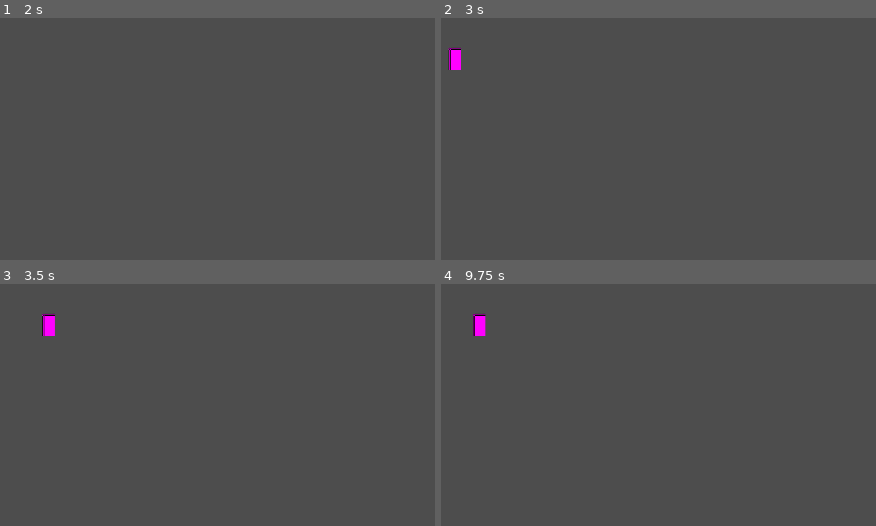
Above: before the commit, frames 1-4 (two rows, left to right).
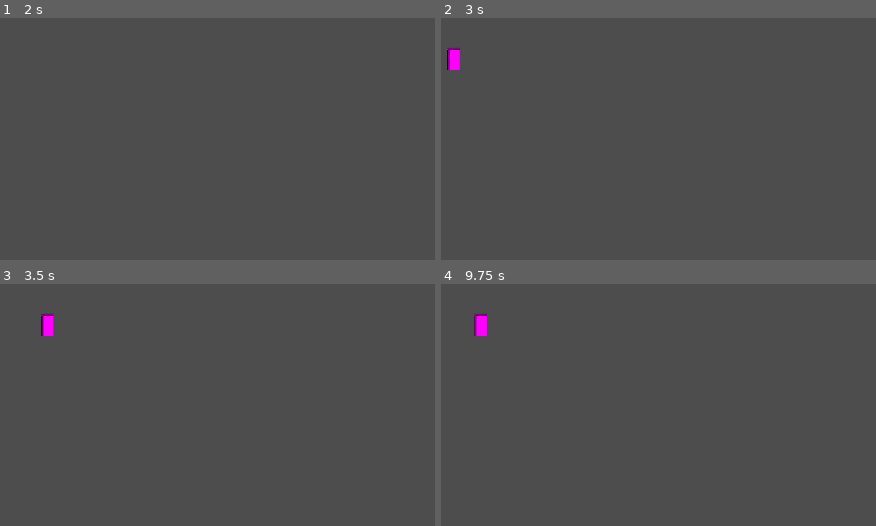
Above: after the commit, the same moments.

Repository: mpowell773/Godot_Multiplayer_Tut
Game: Godot game, scene res://ui/main_menu/main_menu.tscn
The game is run twice, just before and just after one commit, with the same random seed, the same clock (stepped at 60 frames per second) and the same inputs.
Inputs:
- Up to frame 1 (2 s): tap Enter at 0.5 s; hold D (move_right) 0.53-1.25 s; click "Host" at 1.25 s
- Up to frame 2 (3 s): tap Space at 2 s; hold S (move_down) 2.03-2.78 s; tap Enter at 2.75 s; hold D (move_right) from 2.78 s (still down)
- Up to frame 3 (3.5 s): keep holding D (move_right)
- Up to frame 4 (9.75 s): release D (move_right) at 3.53 s; hold W (move_up) 3.53-4.28 s; hold A (move_left) 4.28-5.78 s; tap Space at 5, 6.5 s; tap Enter at 5.75 s; hold S (move_down) 5.78-6.53 s; hold D (move_right) 6.53-7.28 s; hold W (move_up) 7.28-8.03 s; hold D (move_right) 8.03-8.78 s; hold S (move_down) 8.78-9.53 s; hold A (move_left) from 9.53 s (still down)

Frame 1 is identical in both runs. In frame 2, 0.1% of the frame differs, in the area x 1-5%, y 12-22%; in frame 3, 0.1%; in frame 4, 0.1%, in the area x 7-11%, y 12-22%.

Commit message:
add input authority for clients and synchronize movement to server

Diff:
--- /dev/null
+++ b/component/player_input_synchronizer_component.gd
@@ -0,0 +1,12 @@
+class_name PlayerInputSynchronizerComponent
+extends MultiplayerSynchronizer
+
+var movement_vector := Vector2.ZERO
+
+func _process(_delta: float) -> void:
+	if is_multiplayer_authority():
+		gather_input()
+
+
+func gather_input() -> void:
+	movement_vector = Input.get_vector("move_left", "move_right", "move_up", "move_down")
--- /dev/null
+++ b/component/player_input_synchronizer_component.tscn
@@ -0,0 +1,13 @@
+[gd_scene format=3 uid="uid://d2rdr8p54cc5d"]
+
+[ext_resource type="Script" uid="uid://b7c4g5icgpto1" path="res://component/player_input_synchronizer_component.gd" id="1_i0cih"]
+
+[sub_resource type="SceneReplicationConfig" id="SceneReplicationConfig_ieqh2"]
+properties/0/path = NodePath(".:movement_vector")
+properties/0/spawn = true
+properties/0/replication_mode = 2
+
+[node name="PlayerInputSynchronizerComponent" type="MultiplayerSynchronizer" unique_id=1337075970]
+root_path = NodePath(".")
+replication_config = SubResource("SceneReplicationConfig_ieqh2")
+script = ExtResource("1_i0cih")
--- a/entities/player/player.gd
+++ b/entities/player/player.gd
@@ -1,7 +1,15 @@
+class_name Player
 extends CharacterBody2D
+
+@onready var player_input_synchronizer_component: PlayerInputSynchronizerComponent = $PlayerInputSynchronizerComponent
+
+var input_multiplayer_authority: int
+
+func _ready() -> void:
+	player_input_synchronizer_component.set_multiplayer_authority(input_multiplayer_authority)
+	set_process(is_multiplayer_authority())
 
 
 func _process(_delta: float) -> void:
-	var movement_vector := Input.get_vector("move_left", "move_right", "move_up", "move_down")
-	velocity = movement_vector * 100
+	velocity = player_input_synchronizer_component.movement_vector * 100
 	move_and_slide()
--- a/entities/player/player.tscn
+++ b/entities/player/player.tscn
@@ -1,6 +1,7 @@
 [gd_scene format=3 uid="uid://egtpvj3ddlhx"]
 
 [ext_resource type="Script" uid="uid://dt1bkp7wf4n6" path="res://entities/player/player.gd" id="1_symyc"]
+[ext_resource type="PackedScene" uid="uid://d2rdr8p54cc5d" path="res://component/player_input_synchronizer_component.tscn" id="2_abrql"]
 
 [sub_resource type="PlaceholderTexture2D" id="PlaceholderTexture2D_g4v7s"]
 size = Vector2(18, 32)
@@ -11,6 +12,8 @@
 collision_layer = 0
 script = ExtResource("1_symyc")
 
+[node name="PlayerInputSynchronizerComponent" parent="." unique_id=1337075970 instance=ExtResource("2_abrql")]
+
 [node name="Sprite2D" type="Sprite2D" parent="." unique_id=1893487873]
 position = Vector2(0, -16)
 texture = SubResource("PlaceholderTexture2D_g4v7s")
--- a/main.gd
+++ b/main.gd
@@ -9,8 +9,9 @@
 
 func _ready() -> void:
 	multiplayer_spawner.spawn_function = func(data):
-		var player := player_scene.instantiate()
+		var player := player_scene.instantiate() as Player
 		player.name = str(data.peer_id)
+		player.input_multiplayer_authority = data.peer_id
 		return player
 
 	peer_ready.rpc_id(SERVER_ID)
@@ -18,5 +19,7 @@
 
 @rpc("any_peer", "call_local", "reliable")
 func peer_ready() -> void:
+	# remote_sender_id will also consider server remote due to "call_local" in RPC.
+	# Using "call_local" helps limit branching logic for client and server calls.
 	var sender_id :=  multiplayer.get_remote_sender_id()
 	multiplayer_spawner.spawn({ "peer_id": sender_id })
Not shown, added: component/player_input_synchronizer_component.gd.uid
